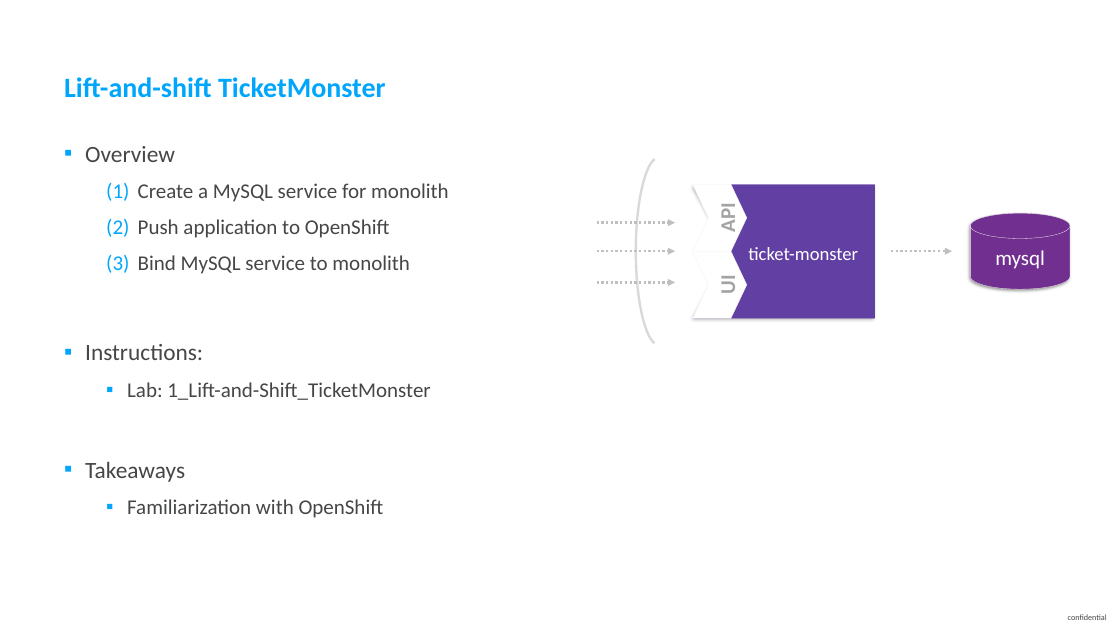
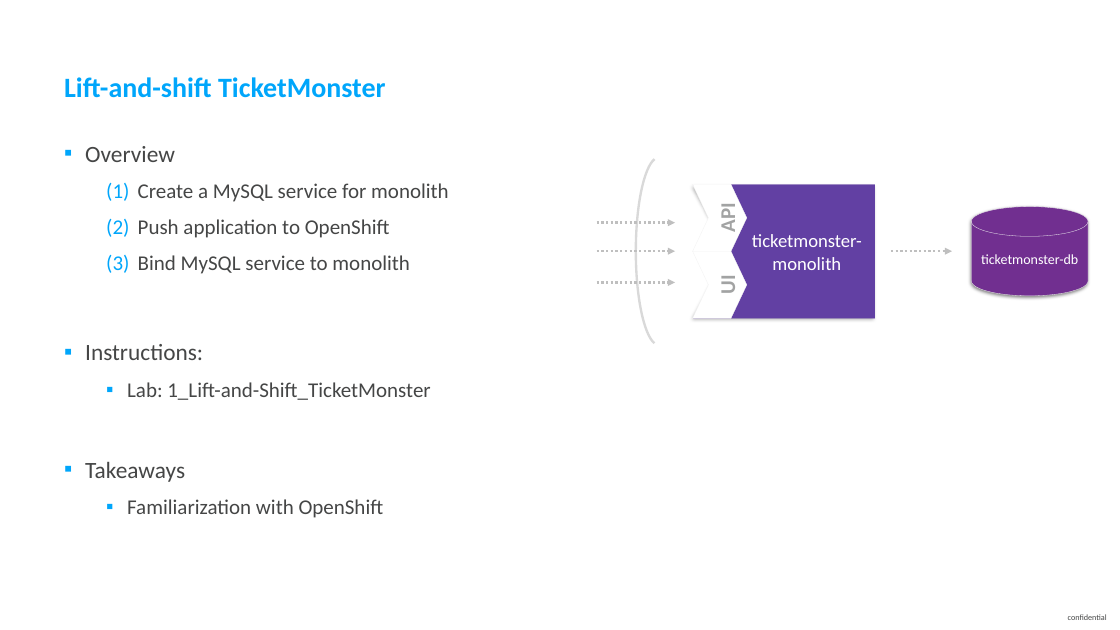
Before and after one commit to thiagobien/ACL, a slide deck: slide 11 of workshop/03_Monolith_to_Microservices/Monolith_to_Microservices.pptx. Drawn at 1120x630 pixels with LibreOffice and Linux fonts; fonts in the diff are those of the drawing. Boxes give left, top, right and bottom in pixels: in the first picture for what was removed or moved away, otherwise in the second. Text is boxed around its words. In the diff, an @@ line names an element or a change of style, - is before the commit and + after.

```diff
--- a/workshop/03_Monolith_to_Microservices/Monolith_to_Microservices.pptx
+++ b/workshop/03_Monolith_to_Microservices/Monolith_to_Microservices.pptx
@@ cylinder "ticketmonster-db": place and size @@
-cylinder "ticketmonster-db" at (970,213,1070,290)
+cylinder "ticketmonster-db" at (971,207,1088,296)
@@ text at (752,234,862,270): text changed @@
-ticket-monster
+ticketmonster-monolith
@@ text in cylinder at (981,254,1078,264): text changed; size 18 to 12 pt @@
-mysql
+ticketmonster-db
```
Also in this commit, not shown: 6 other slides changed, 5 other files.
